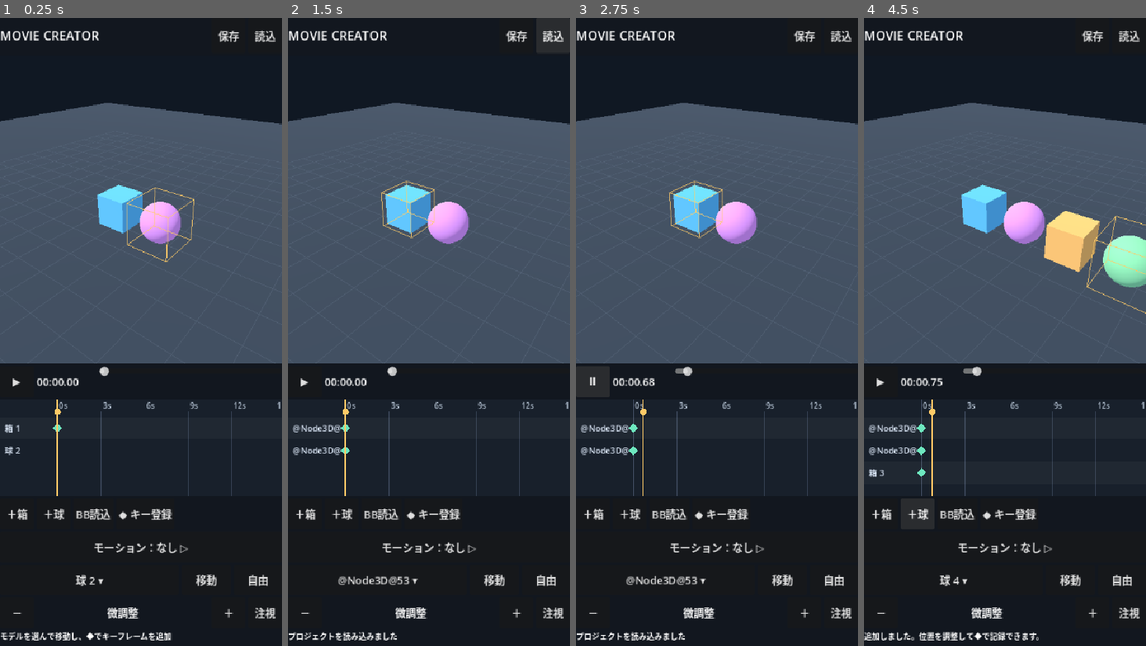
Above: before the commit, frames 1-4 (left to right).
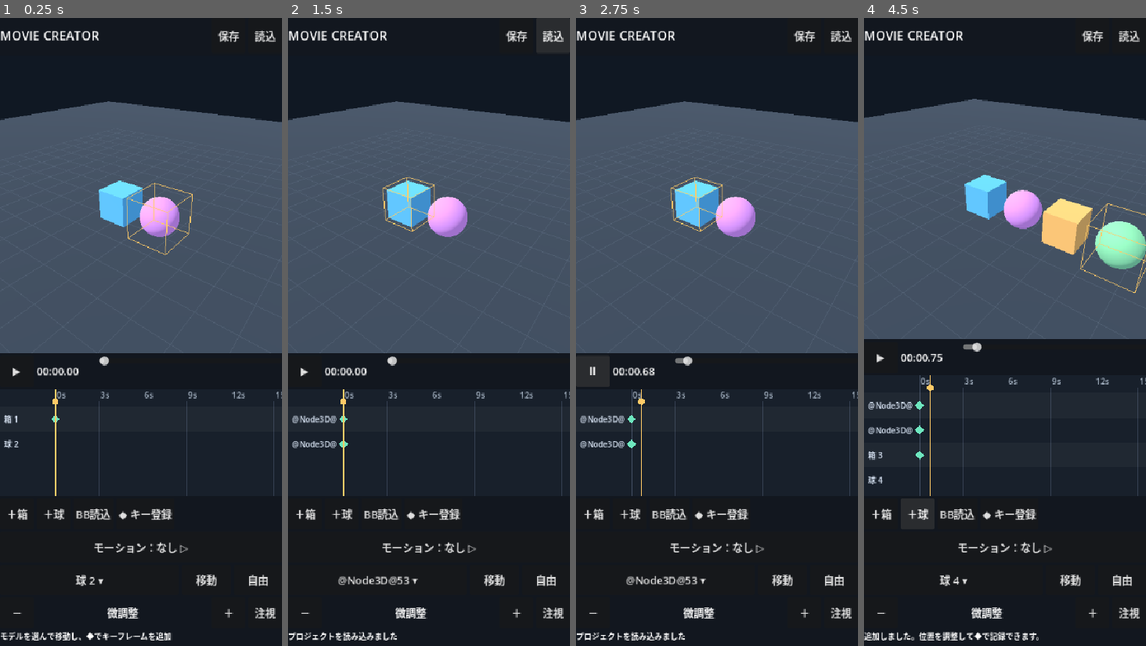
Above: after the commit, the same moments.

Repository: shejklgaia-png/movie_creater
Game: Godot game, scene res://scenes/editor.tscn
Same seed, same stepped clock (60 frames per second), same inputs: the game is played once before the commit and once after it.
Inputs:
- Up to frame 1 (0.25 s): no input
- Up to frame 2 (1.5 s): click "保存" at 0.5 s; click "読込" at 1.25 s
- Up to frame 3 (2.75 s): click "▶" at 2 s
- Up to frame 4 (4.5 s): click "Ⅱ" at 2.75 s; click "＋箱" at 3.5 s; click "＋球" at 4.25 s

The runs differ from the first frame. In frame 1, 4.5% of the frame differs, in the area x 0-100%, y 13-77%; in frame 2, 4.7%; in frame 3, 4.8%; in frame 4, 11%, in the area x 0-100%, y 12-77%.

Commit message:
Add timeline animation clip bars, drag to move and tap to inspect, camera track

Diff:
--- a/scripts/timeline.gd
+++ b/scripts/timeline.gd
@@ -1,56 +1,87 @@
 extends Control
-## Compact touch-first keyframe timeline. No scene dependency.
+## Portrait timeline: keyframe diamonds + moveable animation bars.
+## Tapping a bar opens clip detail; dragging moves it on the timeline.
 
 signal seek_requested(time_seconds: float)
 signal key_dragged(object_id: String, key_index: int, time_seconds: float, finished: bool)
+signal clip_tapped(model_id: String, clip_uid: String)
+signal clip_dragged(model_id: String, clip_uid: String, seconds: float, finished: bool)
 
-const LEFT_MARGIN := 88.0
-const ROW_HEIGHT := 34.0
+const LEFT_MARGIN := 85.0
+const ROW_HEIGHT := 38.0
 const HEADER_HEIGHT := 27.0
+const TOUCH_SLOP := 11.0
 
 var duration := 15.0
 var playhead := 0.0
 var tracks: Array[Dictionary] = []
-var dragging_key_id := ""
-var dragging_key_index := -1
+var drag_kind := ""
+var drag_id := ""
+var drag_index := -1
+var drag_uid := ""
+var drag_start_x := 0.0
+var drag_original_time := 0.0
+var drag_moved := false
 
 func set_tracks(data: Array[Dictionary]) -> void:
     tracks = data
+    custom_minimum_size.y = maxf(164.0, HEADER_HEIGHT + ROW_HEIGHT * float(tracks.size()) + 6.0)
     queue_redraw()
 
 func set_playhead(seconds: float) -> void:
     playhead = seconds
     queue_redraw()
 
+func _time_width() -> float:
+    return maxf(size.x - LEFT_MARGIN - 12.0, 1.0)
+
+func _time_at(x: float) -> float:
+    return clampf((x - LEFT_MARGIN) / _time_width() * duration, 0.0, duration)
+
+func _x_at(t: float) -> float:
+    return LEFT_MARGIN + _time_width() * clampf(t / duration, 0.0, 1.0)
+
 func _draw() -> void:
     var w := size.x
     var h := size.y
     draw_rect(Rect2(Vector2.ZERO, size), Color("#18202b"), true)
     draw_line(Vector2(LEFT_MARGIN, 0), Vector2(LEFT_MARGIN, h), Color("#445065"))
-    var time_width := maxf(w - LEFT_MARGIN - 10.0, 1.0)
     for step in range(6):
         var t := duration * float(step) / 5.0
-        var x := LEFT_MARGIN + time_width * float(step) / 5.0
+        var x := _x_at(t)
         draw_line(Vector2(x, 19), Vector2(x, h), Color("#354052"), 1.0)
         draw_string(ThemeDB.fallback_font, Vector2(x + 2, 14), "%.0fs" % t, HORIZONTAL_ALIGNMENT_LEFT, -1, 12, Color("#aebccc"))
     for index in range(tracks.size()):
         var y := HEADER_HEIGHT + float(index) * ROW_HEIGHT
-        if y + ROW_HEIGHT > h:
+        if y >= h:
             break
+        var entry: Dictionary = tracks[index]
         if index % 2 == 0:
             draw_rect(Rect2(0, y, w, ROW_HEIGHT), Color(1, 1, 1, 0.035))
-        var entry: Dictionary = tracks[index]
-        draw_string(ThemeDB.fallback_font, Vector2(7, y + 22), str(entry.get("label", "")), HORIZONTAL_ALIGNMENT_LEFT, 78, 13, Color("#dbe7f7"))
-        var times: Array = entry.get("times", [])
-        for t_value in times:
-            var t := float(t_value)
-            var px := LEFT_MARGIN + time_width * clampf(t / duration, 0.0, 1.0)
-            var cy := y + ROW_HEIGHT * 0.5
-            var diamond := PackedVector2Array([
-                Vector2(px, cy - 7), Vector2(px + 7, cy),
-                Vector2(px, cy + 7), Vector2(px - 7, cy)])
-            draw_colored_polygon(diamond, Color("#6ee7bf"))
-    var head_x := LEFT_MARGIN + time_width * clampf(playhead / duration, 0.0, 1.0)
+        draw_string(ThemeDB.fallback_font, Vector2(6, y + 24), str(entry.get("label", "")), HORIZONTAL_ALIGNMENT_LEFT, 75, 12, Color("#dbe7f7"))
+        if str(entry.get("kind", "keys")) == "clips":
+            var clips: Array = entry.get("clips", [])
+            for value in clips:
+                var clip: Dictionary = value
+                var start := float(clip.get("start", 0.0))
+                var end := float(clip.get("end", start))
+                if end <= 0.0 or start >= duration:
+                    continue
+                var x1 := _x_at(start)
+                var x2 := _x_at(end)
+                var rect := Rect2(x1, y + 6.0, maxf(7.0, x2 - x1), ROW_HEIGHT - 12.0)
+                draw_rect(rect, Color("#438fbe"), true)
+                draw_rect(rect, Color("#a0d8f6"), false, 1.5)
+                draw_string(ThemeDB.fallback_font, rect.position + Vector2(5, 18), str(clip.get("label", "Motion")), HORIZONTAL_ALIGNMENT_LEFT, maxf(1.0, rect.size.x - 10.0), 12, Color.WHITE)
+        else:
+            var times: Array = entry.get("times", [])
+            for t_value in times:
+                var px := _x_at(float(t_value))
+                var cy := y + ROW_HEIGHT * 0.5
+                draw_colored_polygon(PackedVector2Array([
+                    Vector2(px, cy - 7), Vector2(px + 7, cy),
+                    Vector2(px, cy + 7), Vector2(px - 7, cy)]), Color("#6ee7bf"))
+    var head_x := _x_at(playhead)
     draw_line(Vector2(head_x, 0), Vector2(head_x, h), Color("#ffca67"), 2.0)
     draw_circle(Vector2(head_x, 19), 5.0, Color("#ffca67"))
 
@@ -74,34 +105,63 @@
         _move_interaction(event.position)
         accept_event()
 
-func _time_at(x: float) -> float:
-    return clampf((x - LEFT_MARGIN) / maxf(size.x - LEFT_MARGIN - 10.0, 1.0) * duration, 0.0, duration)
-
 func _start_interaction(at: Vector2) -> void:
-    dragging_key_id = ""
-    dragging_key_index = -1
+    drag_kind = ""
+    drag_id = ""
+    drag_index = -1
+    drag_uid = ""
+    drag_start_x = at.x
+    drag_moved = false
     var row := int(floorf((at.y - HEADER_HEIGHT) / ROW_HEIGHT))
     if row >= 0 and row < tracks.size() and at.x >= LEFT_MARGIN:
         var entry: Dictionary = tracks[row]
-        var times: Array = entry.get("times", [])
-        for index in range(times.size()):
-            var key_x := LEFT_MARGIN + (size.x - LEFT_MARGIN - 10.0) * float(times[index]) / duration
-            if absf(at.x - key_x) <= 13.0:
-                dragging_key_id = str(entry.get("id", ""))
-                dragging_key_index = index
-                seek_requested.emit(float(times[index]))
-                return
+        if str(entry.get("kind", "keys")) == "clips":
+            var clips: Array = entry.get("clips", [])
+            for i in range(clips.size() - 1, -1, -1):
+                var clip: Dictionary = clips[i]
+                if at.x >= _x_at(float(clip.get("start", 0.0))) - 3.0 and at.x <= _x_at(float(clip.get("end", 0.0))) + 3.0:
+                    drag_kind = "clip"
+                    drag_id = str(entry.get("id", ""))
+                    drag_uid = str(clip.get("uid", ""))
+                    drag_original_time = float(clip.get("start", 0.0))
+                    return
+        else:
+            var times: Array = entry.get("times", [])
+            for i in range(times.size()):
+                if absf(at.x - _x_at(float(times[i]))) <= 13.0:
+                    drag_kind = "key"
+                    drag_id = str(entry.get("id", ""))
+                    drag_index = i
+                    drag_original_time = float(times[i])
+                    seek_requested.emit(drag_original_time)
+                    return
     seek_requested.emit(_time_at(at.x))
 
 func _move_interaction(at: Vector2) -> void:
-    var seconds := _time_at(at.x)
-    if not dragging_key_id.is_empty():
-        key_dragged.emit(dragging_key_id, dragging_key_index, seconds, false)
-    else:
-        seek_requested.emit(seconds)
+    if drag_kind == "":
+        seek_requested.emit(_time_at(at.x))
+        return
+    if not drag_moved and absf(at.x - drag_start_x) < TOUCH_SLOP:
+        return
+    drag_moved = true
+    var new_time := clampf(drag_original_time + (at.x - drag_start_x) * duration / _time_width(), 0.0, duration)
+    if drag_kind == "clip":
+        clip_dragged.emit(drag_id, drag_uid, new_time, false)
+    elif drag_kind == "key":
+        key_dragged.emit(drag_id, drag_index, new_time, false)
 
 func _finish_interaction(at: Vector2) -> void:
-    if not dragging_key_id.is_empty():
-        key_dragged.emit(dragging_key_id, dragging_key_index, _time_at(at.x), true)
-    dragging_key_id = ""
-    dragging_key_index = -1
+    if drag_kind == "clip":
+        if drag_moved:
+            var t := clampf(drag_original_time + (at.x - drag_start_x) * duration / _time_width(), 0.0, duration)
+            clip_dragged.emit(drag_id, drag_uid, t, true)
+        else:
+            clip_tapped.emit(drag_id, drag_uid)
+    elif drag_kind == "key" and drag_moved:
+        var time_value := clampf(drag_original_time + (at.x - drag_start_x) * duration / _time_width(), 0.0, duration)
+        key_dragged.emit(drag_id, drag_index, time_value, true)
+    drag_kind = ""
+    drag_id = ""
+    drag_index = -1
+    drag_uid = ""
+    drag_moved = false
